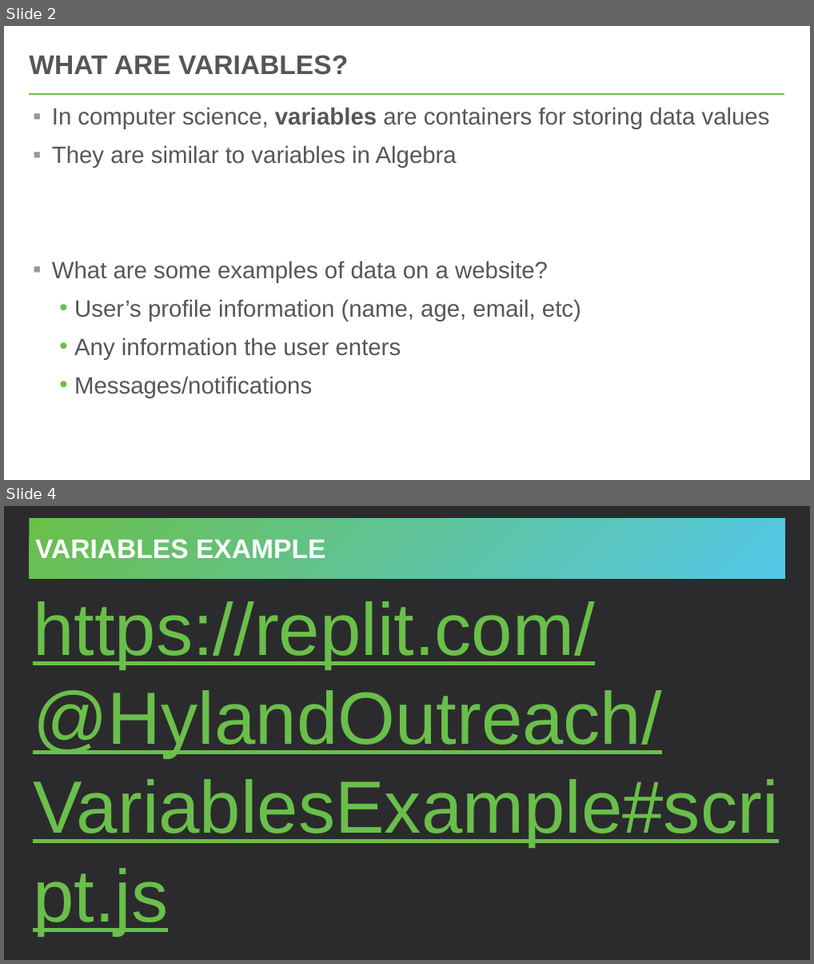
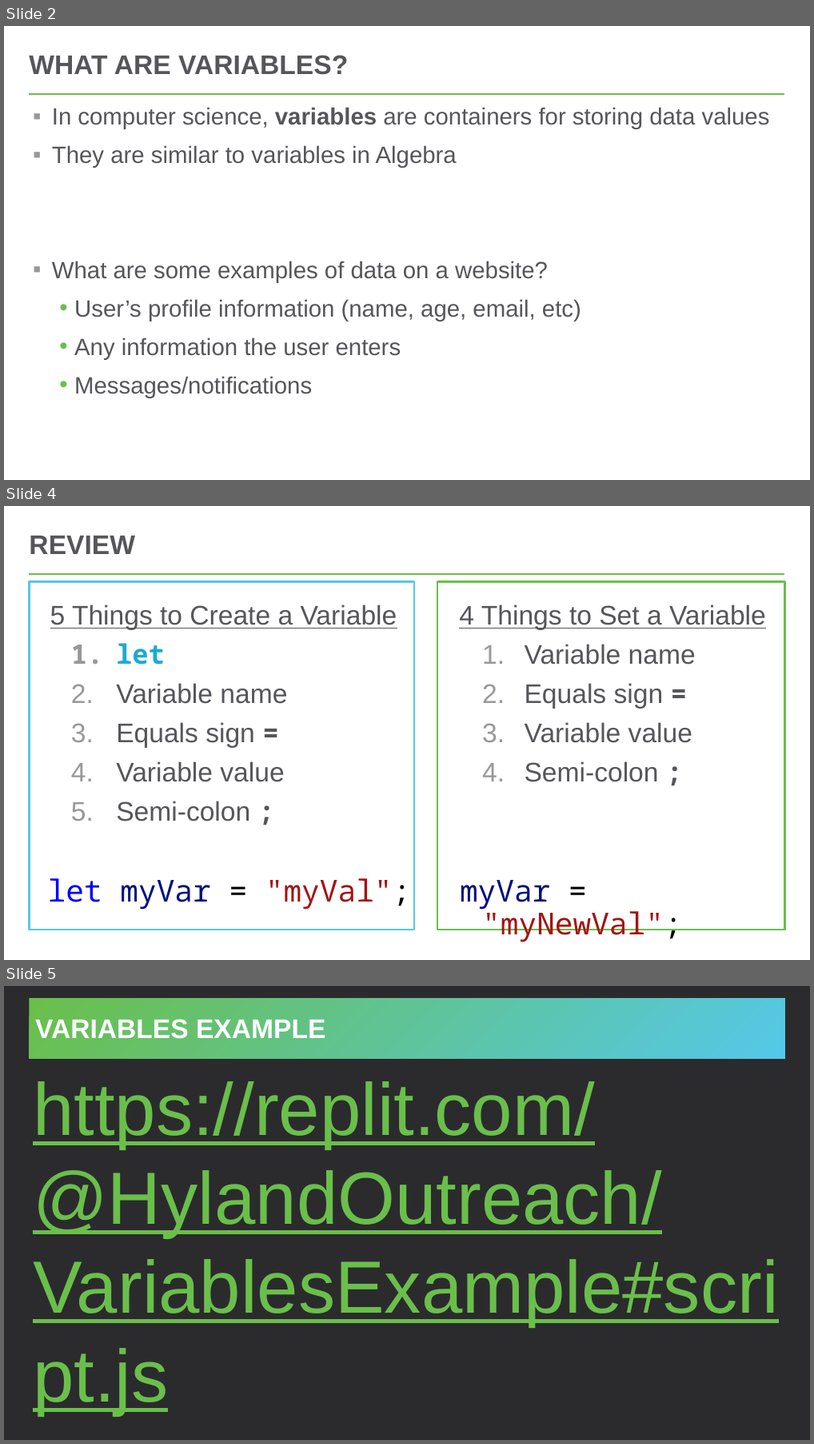
Before and after one commit to hytechclub/web-102, a slide deck: Week02/JavaScriptVariables.pptx. Shown one above the other, each under a label of ours: slides 2 and 4 before the commit, slides 2, 4 and 5 after it; the slides between them are not shown. The pictures are 814x964 and 814x1444 pixels, drawn with LibreOffice and Linux fonts; fonts in the diff are those of the drawing. Boxes give left, top, right and bottom in pixels: in the first picture for what was removed or moved away, otherwise in the second. Text is boxed around its words. In the diff, an @@ line names an element or a change of style, - is before the commit and + after.

```diff
--- a/Week02/JavaScriptVariables.pptx
+++ b/Week02/JavaScriptVariables.pptx
@@ slide 4 added at [4, 506, 810, 960], background #FFFFFF; not listed: 1 template element that a slide beside it also shows @@
@@ title added at [29, 536, 134, 554], 32 pt, text #56565A, bold @@
+REVIEW
@@ text added at [30, 582, 415, 929], outline #54C8E8 2 pt, 32 pt, text #56565A @@
+5 Things to Create a Variable
+1. let
+2. Variable name
+3. Equals sign =
+4. Variable value
+5. Semi-colon ;
+let myVar = "myVal";
@@ text added at [438, 582, 786, 929], outline #6ABF4B 2 pt, 32 pt, text #56565A @@
+4 Things to Set a Variable
+1. Variable name
+2. Equals sign =
+3. Variable value
+4. Semi-colon ;
+myVar = "myNewVal";
@@ what was slide 4 is now slide 5 @@
```
Also in this commit, not shown: 6 slides changed, 1 slide removed, 9 other files.
